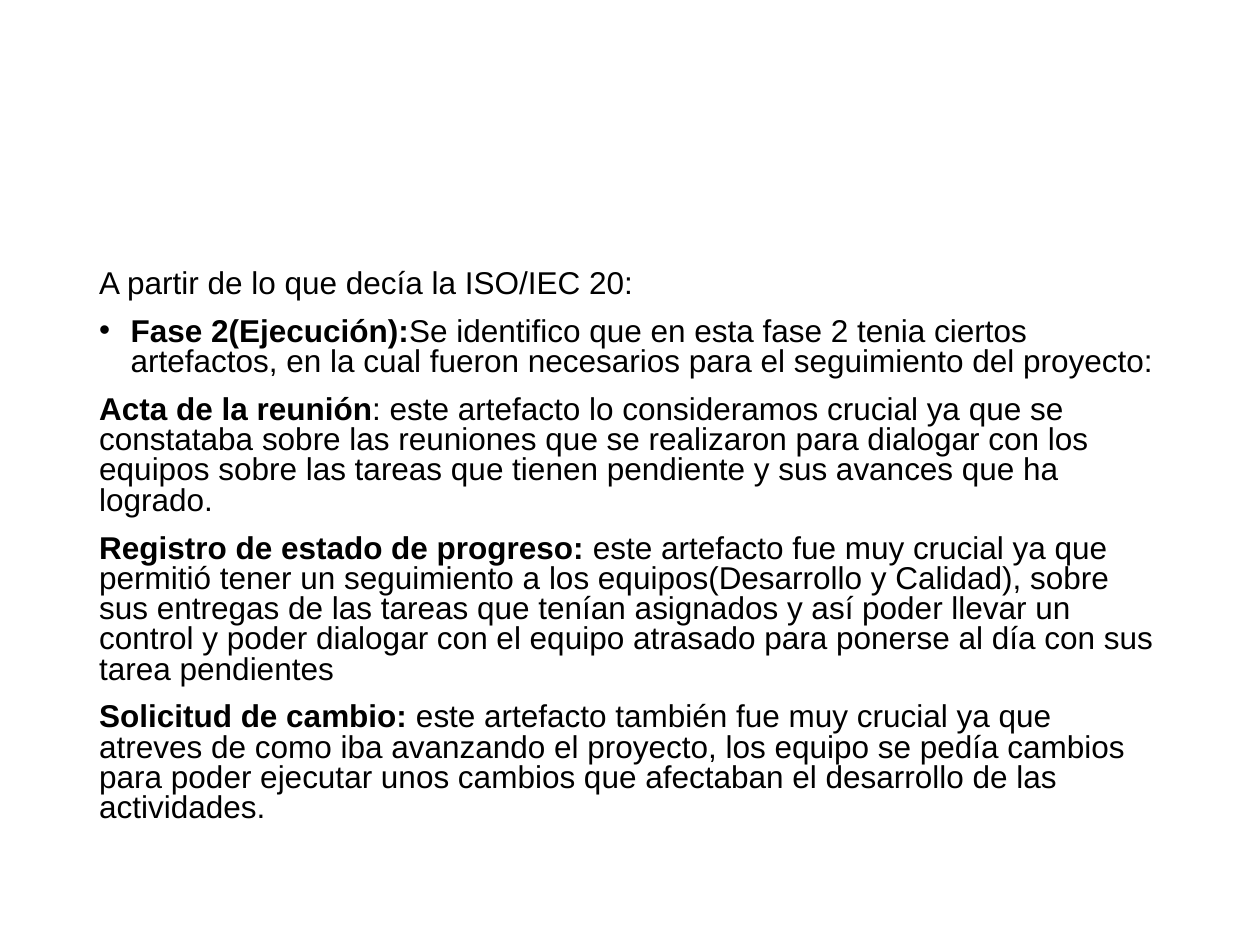
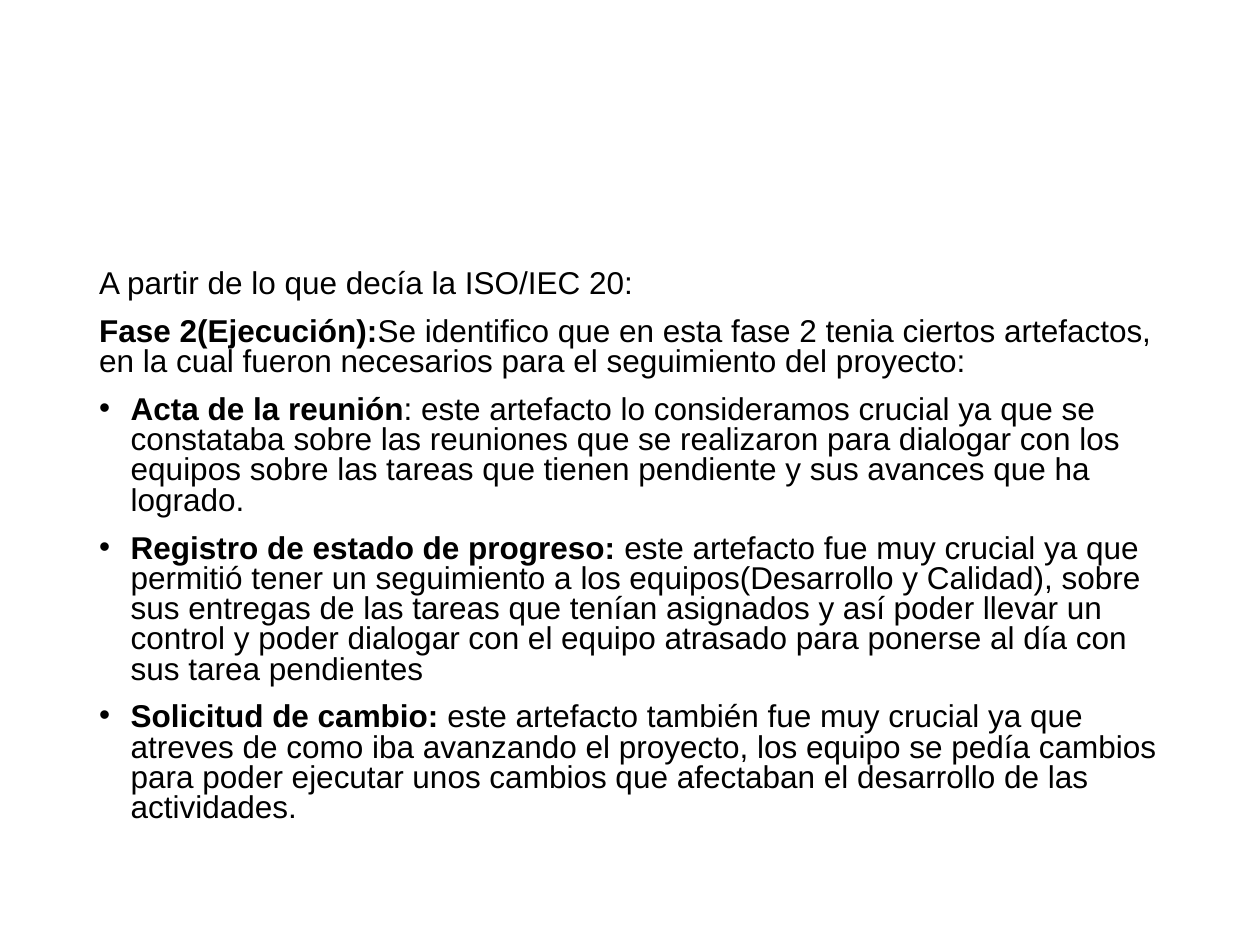
Before and after one commit to cristianpazu/Proyecto-Sanambiente, a slide deck: slide 10 of Documentos de ponencias en eventos y exposiciones/Presentación de la ISO-IEC 29110 a los nuevos integrantes/Exposición ISO-IEC 29110.pptx. Drawn at 1260x945 pixels with LibreOffice and Linux fonts; fonts in the diff are those of the drawing; background and template pictures are left out. Boxes give left, top, right and bottom in pixels: in the first picture for what was removed or moved away, otherwise in the second. Text is boxed around its words. In the diff, an @@ line names an element or a change of style, - is before the commit and + after.

```diff
--- a/Documentos de ponencias en eventos y exposiciones/Presentación de la ISO-IEC 29110 a los nuevos integrantes/Exposición ISO-IEC 29110.pptx
+++ b/Documentos de ponencias en eventos y exposiciones/Presentación de la ISO-IEC 29110 a los nuevos integrantes/Exposición ISO-IEC 29110.pptx
@@ text at bbox=[99, 319, 1156, 819]: bullet • to none; bullet none to • @@
```
Also in this commit, not shown: 3 other slides changed, 1 other file.
